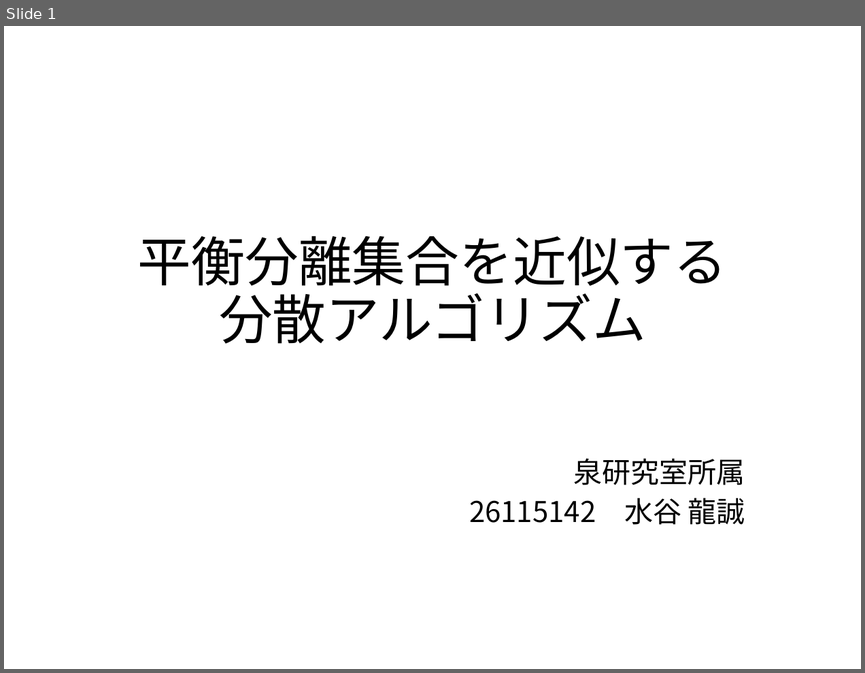
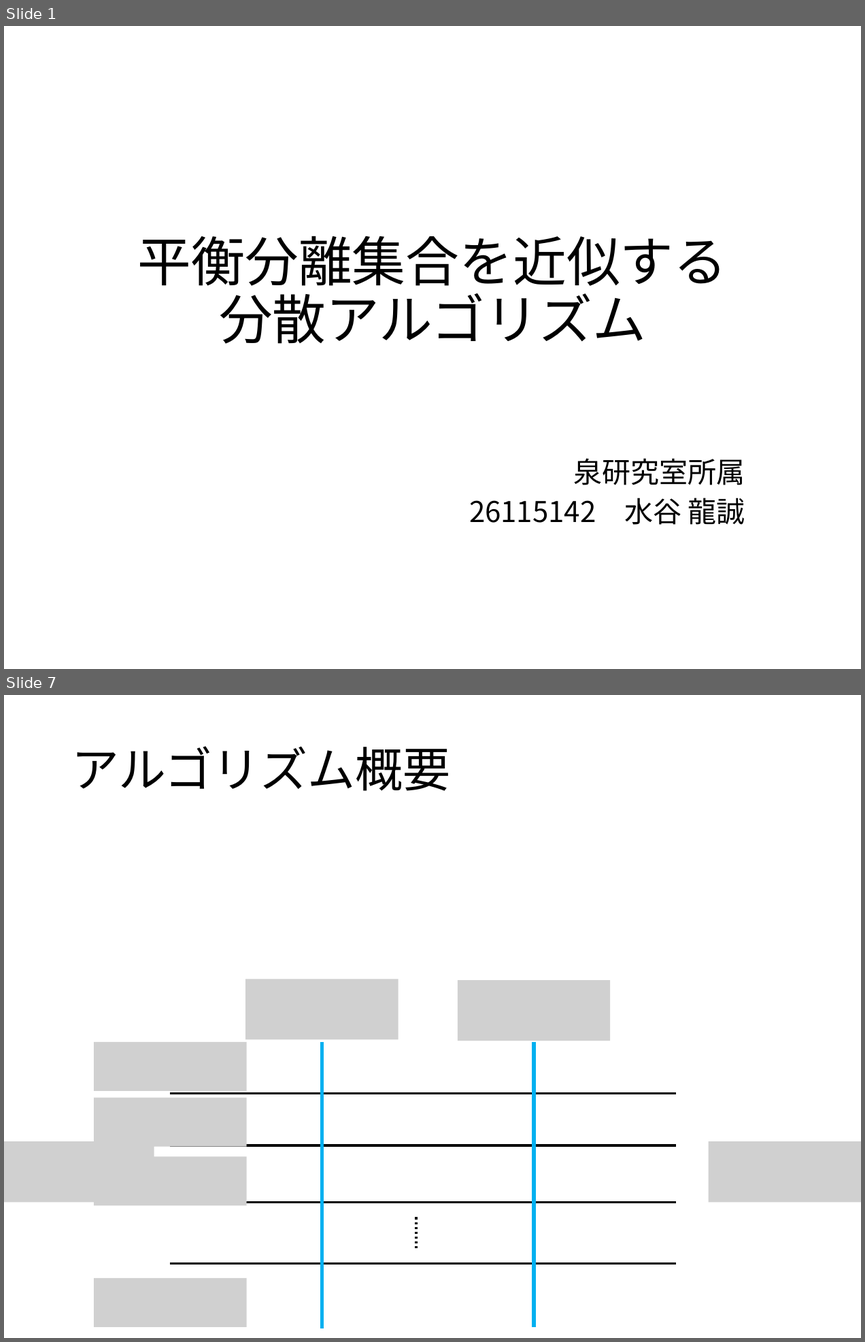
Before and after one commit to ssmr0410/share, a slide deck: slide/mizutani_pre.pptx. Shown one above the other, each under a label of ours: slide 1 before the commit, slides 1 and 7 after it; the slides between them are not shown. The pictures are 865x673 and 865x1342 pixels, drawn with LibreOffice and Linux fonts; fonts in the diff are those of the drawing; grey boxes stand for pictures. Boxes give left, top, right and bottom in pixels: in the first picture for what was removed or moved away, otherwise in the second. Text is boxed around its words. In the diff, an @@ line names an element or a change of style, - is before the commit and + after.

```diff
--- a/slide/mizutani_pre.pptx
+++ b/slide/mizutani_pre.pptx
@@ slide 7 added at (x1=4, y1=695, x2=861, y2=1338), background #FFFFFF @@
@@ title added at (x1=71, y1=746, x2=450, y2=791), 40 pt, text #000000 @@
+アルゴリズム概要
@@ picture added at (x1=245, y1=979, x2=398, y2=1040) @@
@@ picture added at (x1=458, y1=981, x2=610, y2=1041) @@
@@ picture added at (x1=94, y1=1042, x2=247, y2=1091) @@
@@ line added from (322, 1042) to (322, 1328), #00B0F0 3 pt @@
@@ line added from (534, 1042) to (534, 1327), #00B0F0 3 pt @@
@@ picture added at (x1=94, y1=1097, x2=247, y2=1146) @@
@@ line added from (170, 1093) to (676, 1093), #000000 2 pt @@
@@ picture added at (x1=4, y1=1141, x2=154, y2=1202) @@
@@ picture added at (x1=708, y1=1141, x2=861, y2=1202) @@
@@ picture added at (x1=94, y1=1156, x2=247, y2=1205) @@
@@ line added from (170, 1145) to (676, 1145), #000000 2 pt @@
@@ line added from (170, 1202) to (676, 1202), #000000 2 pt @@
@@ line added from (416, 1217) to (416, 1249), #000000 2 pt dashed @@
@@ line added from (170, 1263) to (676, 1263), #000000 2 pt @@
@@ picture added at (x1=94, y1=1278, x2=247, y2=1327) @@
```
Also in this commit, not shown: 9 other slides added.
